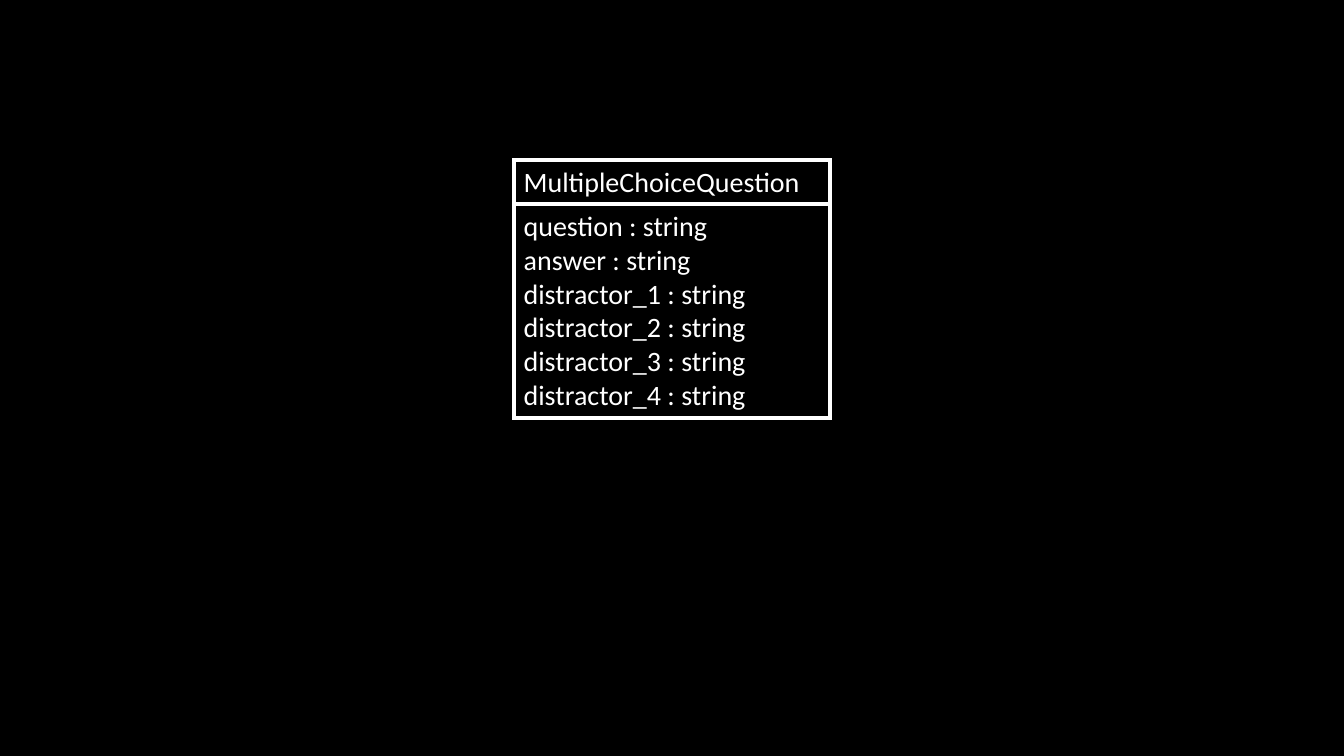
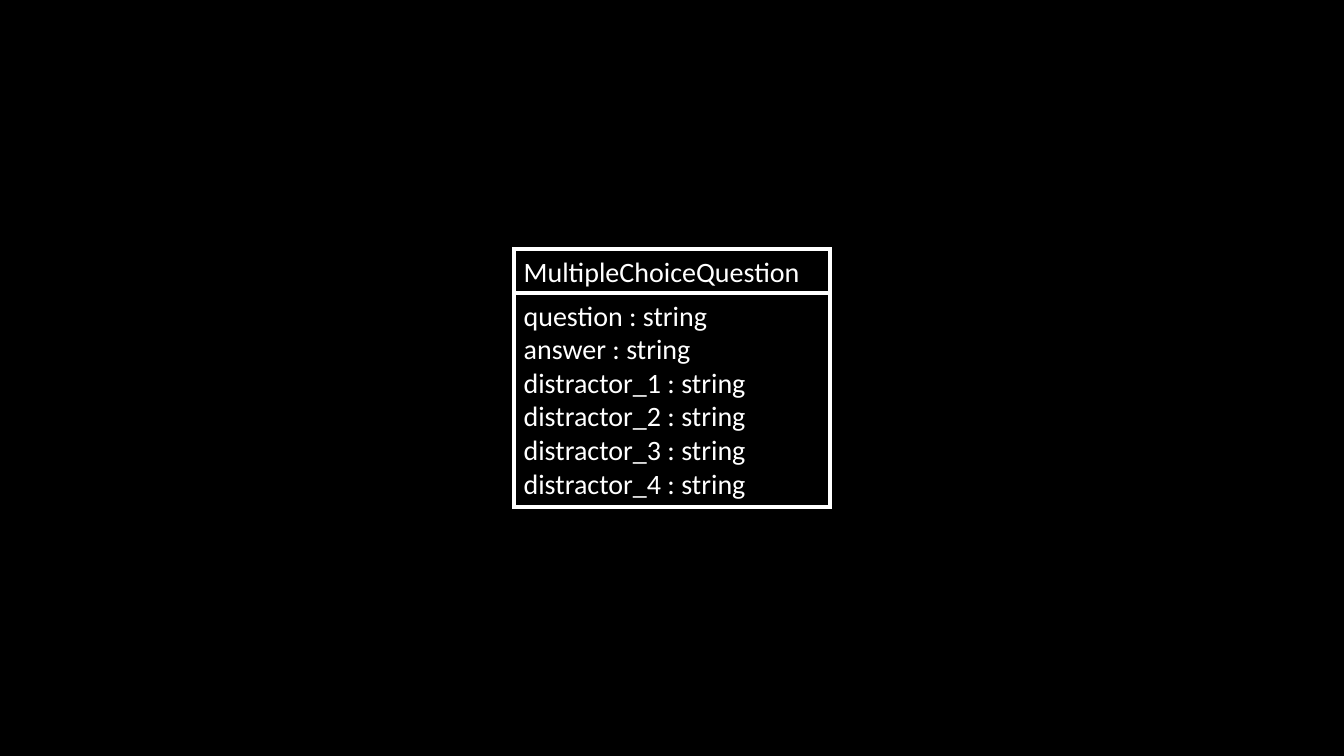
Before and after one commit to scott-fleming/wapp, a slide deck: slide 2 of docs/model-class-diagram.pptx (slide 1 before the commit). Drawn at 1344x756 pixels with LibreOffice and Linux fonts; fonts in the diff are those of the drawing. Boxes give left, top, right and bottom in pixels: in the first picture for what was removed or moved away, otherwise in the second. Text is boxed around its words. In the diff, an @@ line names an element or a change of style, - is before the commit and + after.

```diff
--- a/docs/model-class-diagram.pptx
+++ b/docs/model-class-diagram.pptx
@@ rectangle "MultipleChoiceQuestion": place and size @@
-rectangle "MultipleChoiceQuestion" at <box>514,160,831,205</box>
+rectangle "MultipleChoiceQuestion" at <box>514,249,831,293</box>
@@ rectangle "question : string": place and size @@
-rectangle "question : string" at <box>514,204,831,417</box>
+rectangle "question : string" at <box>514,293,831,507</box>
```
Also in this commit, not shown: 3 slides added, 8 other files.
